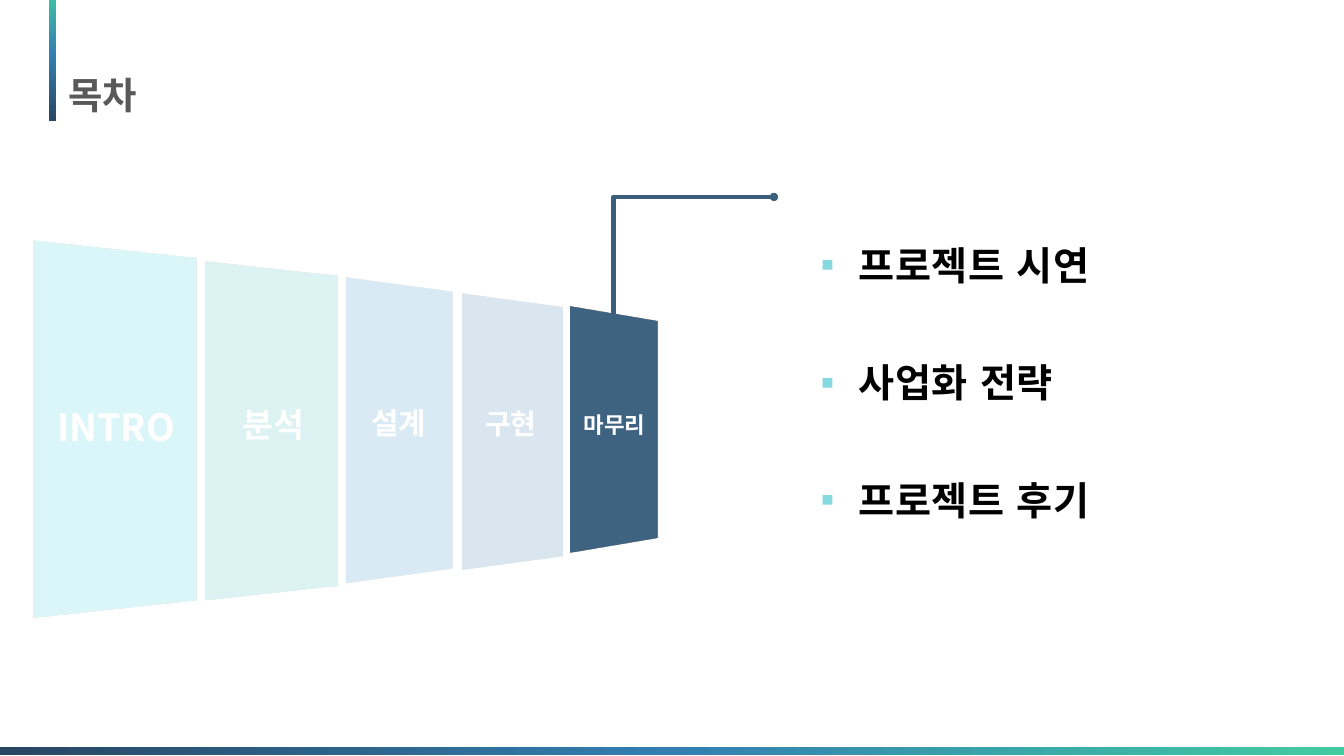
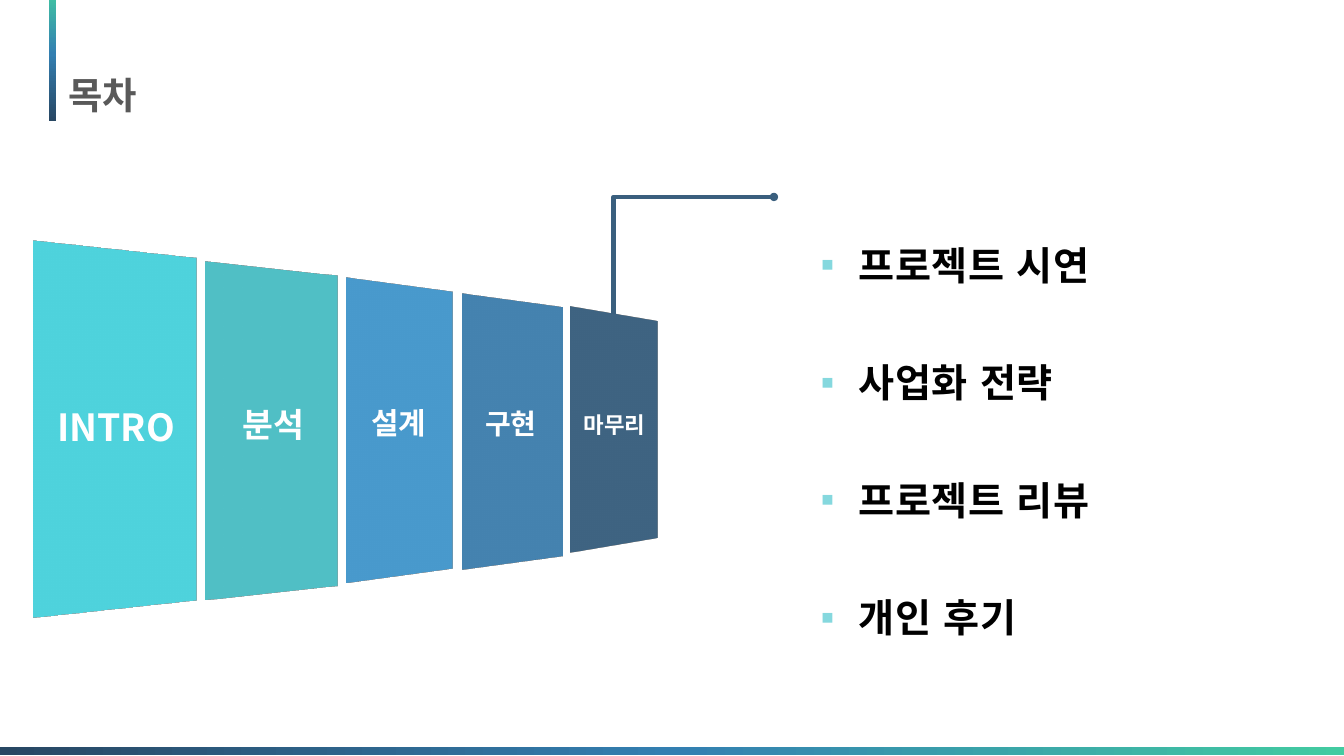
Before and after one commit to Matrix-ERPSolution/Matrix-Webapp, a slide deck: slide 30 of Matrix_presentation.pptx. Drawn at 1344x756 pixels with LibreOffice and Linux fonts; fonts in the diff are those of the drawing. Boxes give left, top, right and bottom in pixels: in the first picture for what was removed or moved away, otherwise in the second. Text is boxed around its words. In the diff, an @@ line names an element or a change of style, - is before the commit and + after.

```diff
--- a/Matrix_presentation.pptx
+++ b/Matrix_presentation.pptx
@@ rectangle removed at [26,230,570,626] @@
@@ text added at [57,413,175,442], 20 pt, text #FFFFFF, bold @@
+INTRO
@@ text added at [243,409,305,440], 18 pt, text #FFFFFF, bold @@
+분석
@@ text added at [371,409,426,437], 16 pt, text #FFFFFF, bold @@
+설계
@@ text added at [485,410,536,437], 15 pt, text #FFFFFF, bold @@
+구현
@@ text at [858,482,1090,636]: text changed @@
-▪ 프로젝트 후기
+▪ 프로젝트 리뷰
+▪ 개인 후기
```
Also in this commit, not shown: 17 other slides changed, 1 other file.
